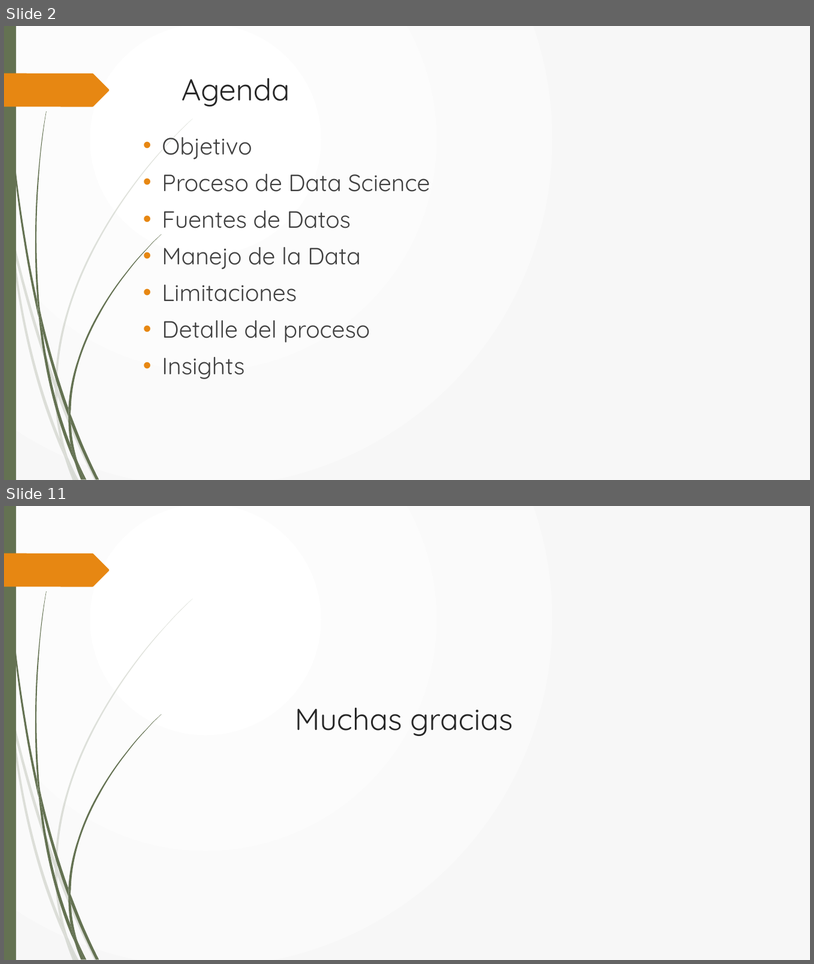
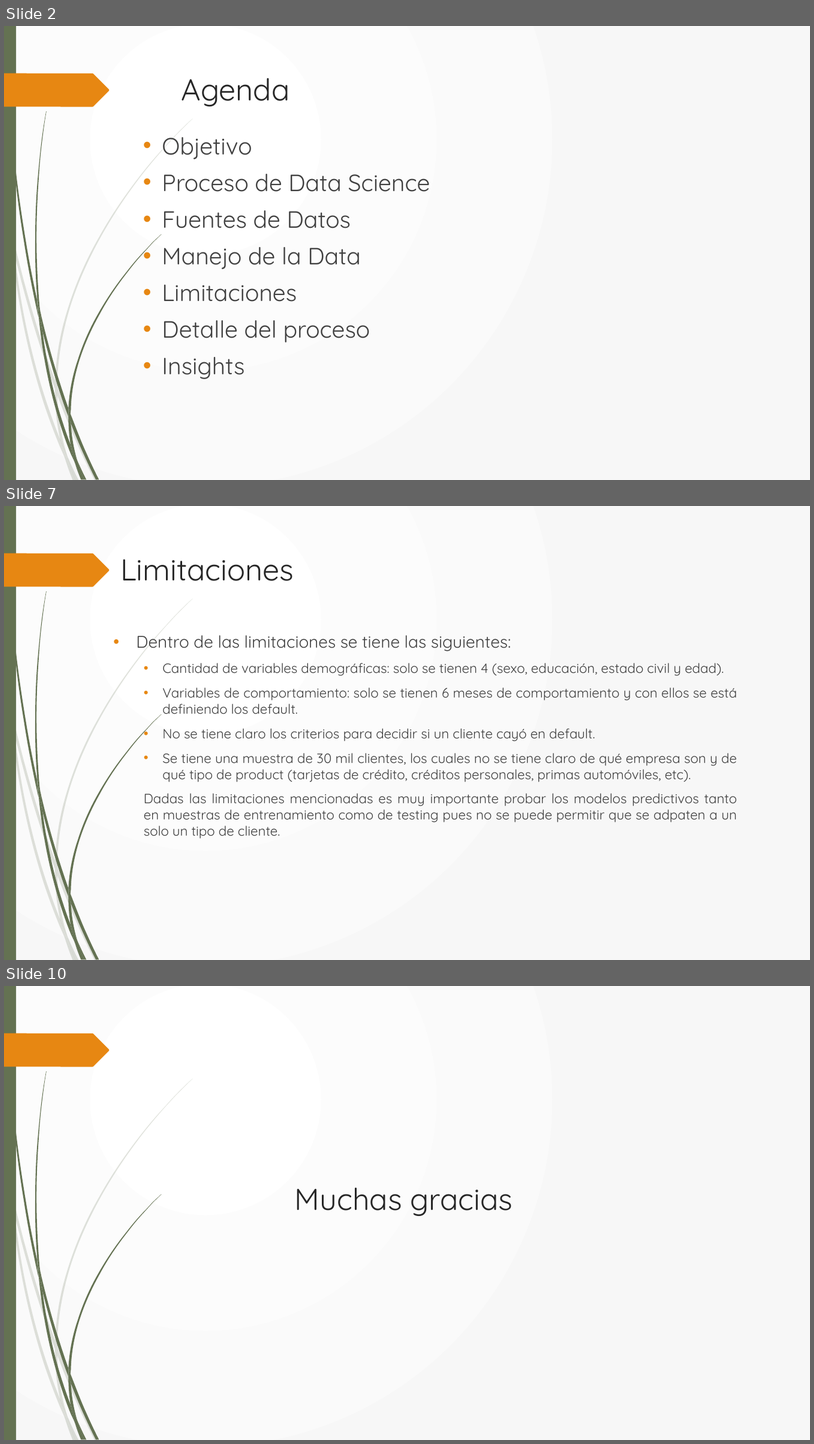
Before and after one commit to tgarita/Cenfotec-GitHub-Jupyter, a slide deck: Presentacion _CreditScore_Tatiana_Garita.pptx. Shown one above the other, each under a label of ours: slides 2 and 11 before the commit, slides 2, 7 and 10 after it; the slides between them are not shown. The pictures are 814x964 and 814x1444 pixels, drawn with LibreOffice and Linux fonts; fonts in the diff are those of the drawing. Boxes give left, top, right and bottom in pixels: in the first picture for what was removed or moved away, otherwise in the second. Text is boxed around its words. In the diff, an @@ line names an element or a change of style, - is before the commit and + after.

```diff
--- a/Presentacion _CreditScore_Tatiana_Garita.pptx
+++ b/Presentacion _CreditScore_Tatiana_Garita.pptx
@@ slide 7 added at [4, 506, 810, 960], background gradient #FFFFFF to #F8F8F8; not listed: 24 template elements that a slide beside it also shows @@
@@ title added at [120, 559, 294, 581], 36 pt, text #262626 @@
+Limitaciones
@@ text added at [136, 635, 738, 838], 16 pt, text #404040 @@
+• Dentro de las limitaciones se tiene las siguientes:
+  • Cantidad de variables demográficas: solo se tienen 4 (sexo, educación, estado civil y edad).
+  • Variables de comportamiento: solo se tienen 6 meses de comportamiento y con ellos se está definiendo los default.
+  • No se tiene claro los criterios para decidir si un cliente cayó en default.
+  • Se tiene una muestra de 30 mil clientes, los cuales no se tiene claro de qué empresa son y de qué tipo de product (tarjetas de crédito, créditos personales, primas automóviles, etc).
+  Dadas las limitaciones mencionadas es muy importante probar los modelos predictivos tanto en muestras de entrenamiento como de testing pues no se puede permitir que se adpaten a un solo un tipo de cliente.
@@ what was slide 11 is now slide 10 @@
```
Also in this commit, not shown: 5 slides changed, 2 other slides added, 4 slides removed.
